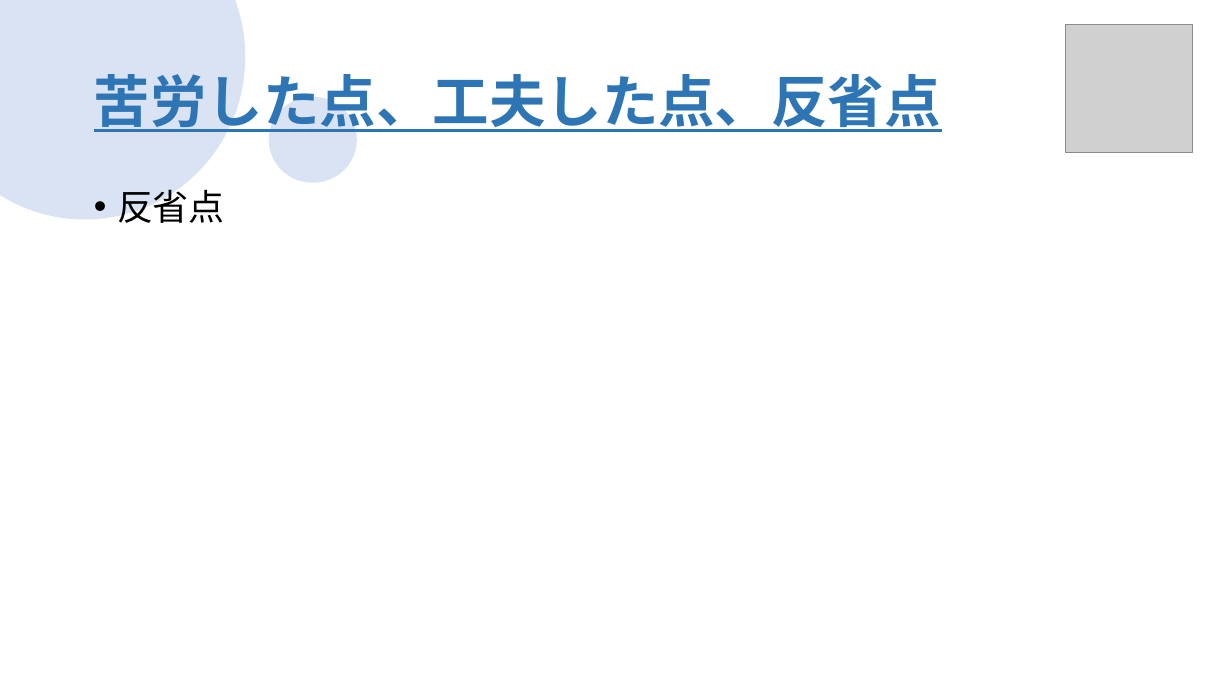
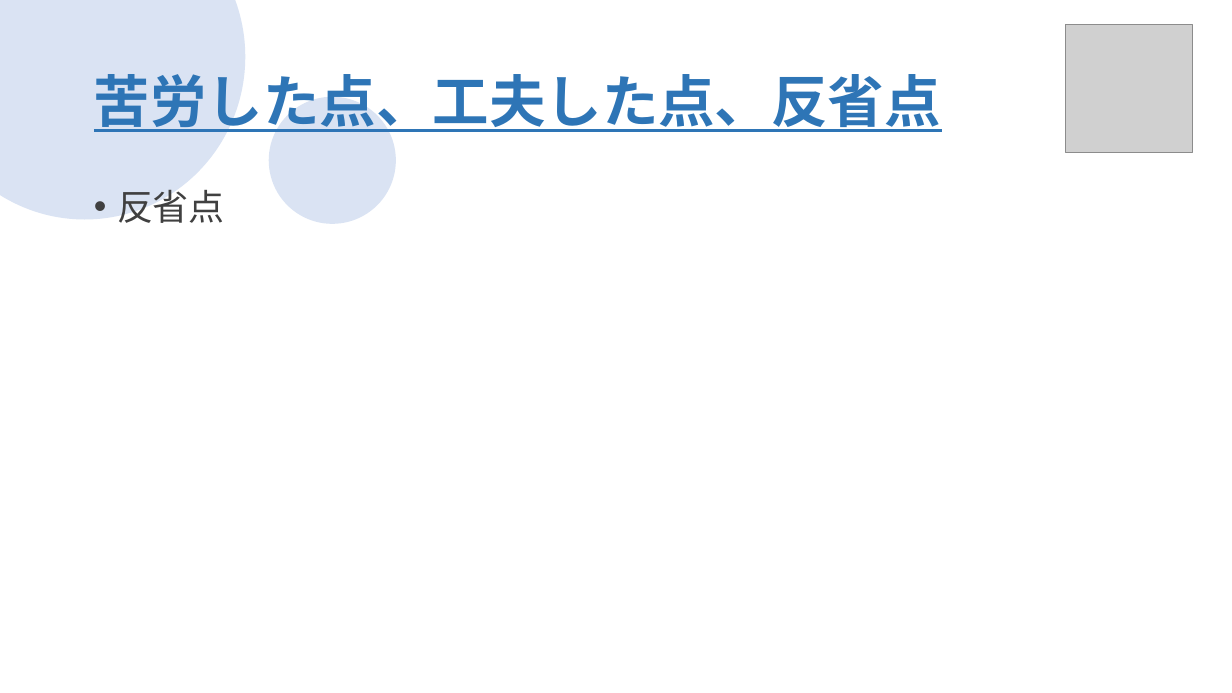
Before and after one commit to sss-sr2021/GUYS, a slide deck: slide 10 of 提出物/チーム漢_成果発表会プレゼン資料.pptx. Drawn at 1232x693 pixels with LibreOffice and Linux fonts; fonts in the diff are those of the drawing; grey boxes stand for pictures; background and template pictures are left out. Boxes give left, top, right and bottom in pixels: in the first picture for what was removed or moved away, otherwise in the second. Text is boxed around its words. In the diff, an @@ line names an element or a change of style, - is before the commit and + after.

```diff
--- a/提出物/チーム漢_成果発表会プレゼン資料.pptx
+++ b/提出物/チーム漢_成果発表会プレゼン資料.pptx
@@ ellipse removed at (269, 97, 357, 183) @@
@@ ellipse added at (269, 97, 396, 225), fill #DAE3F3 @@
@@ text "反省点" at (117, 189, 225, 223): text colour #000000 to #404040 @@
```
Also in this commit, not shown: 10 other slides changed.
